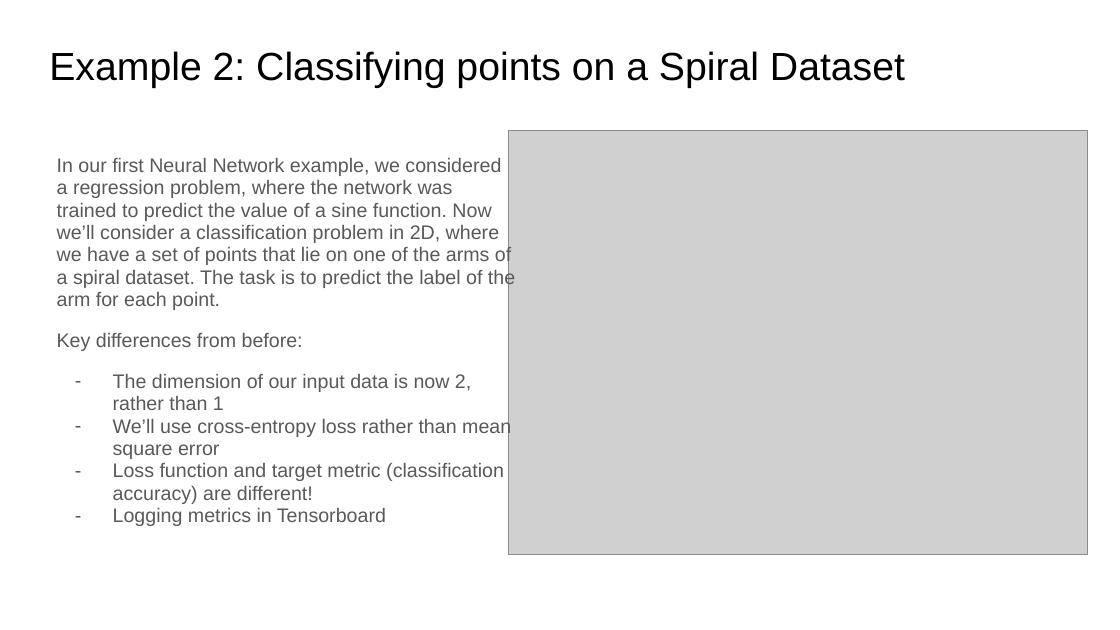
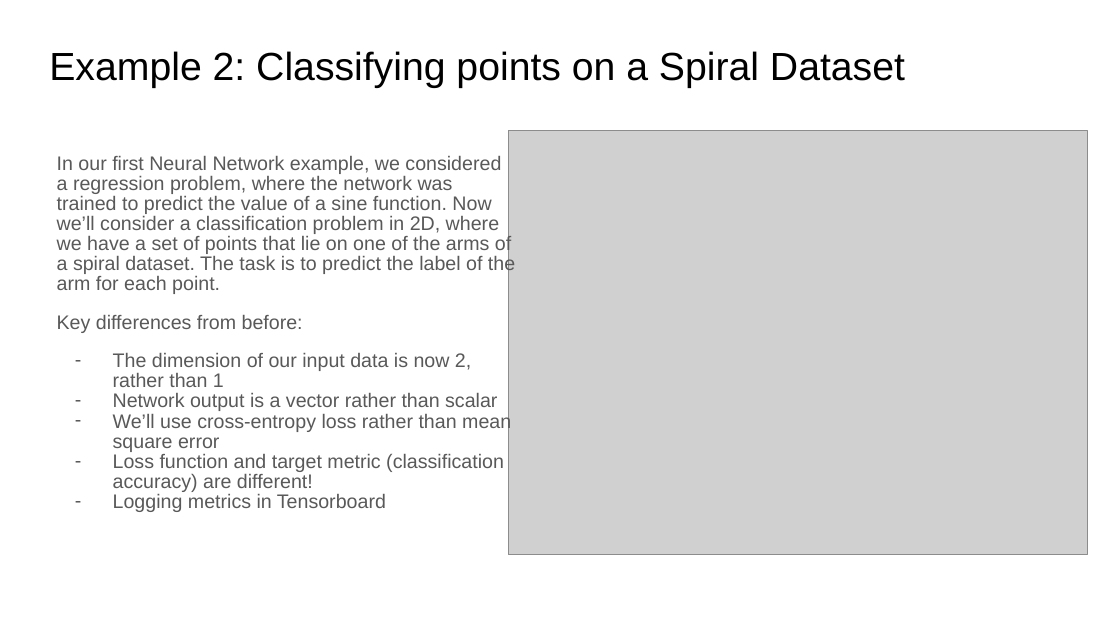
Before and after one commit to ankur6ue/deep-learning-course, a slide deck: slide 16 of class_3/deep_learning_course_class_3.pptx. Drawn at 1120x630 pixels with LibreOffice and Linux fonts; fonts in the diff are those of the drawing; grey boxes stand for pictures. Boxes give left, top, right and bottom in pixels: in the first picture for what was removed or moved away, otherwise in the second. Text is boxed around its words. In the diff, an @@ line names an element or a change of style, - is before the commit and + after.

```diff
--- a/class_3/deep_learning_course_class_3.pptx
+++ b/class_3/deep_learning_course_class_3.pptx
@@ text at (57,156,515,512): line spacing 0.95 to 0.85 @@
@@ text at (113,393,497,411): paragraph added @@
+– Network output is a vector rather than scalar
```
Also in this commit, not shown: 2 other slides changed, 3 other files.
